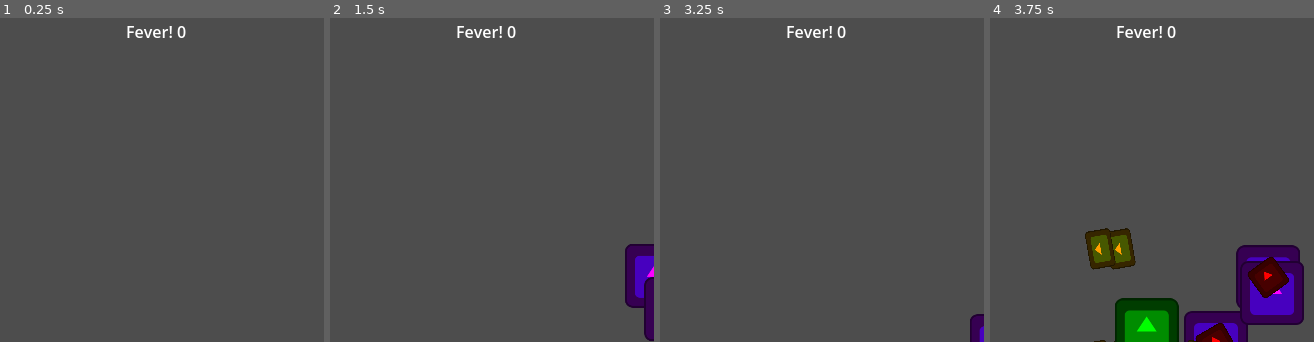
Above: before the commit, frames 1-4 (left to right).
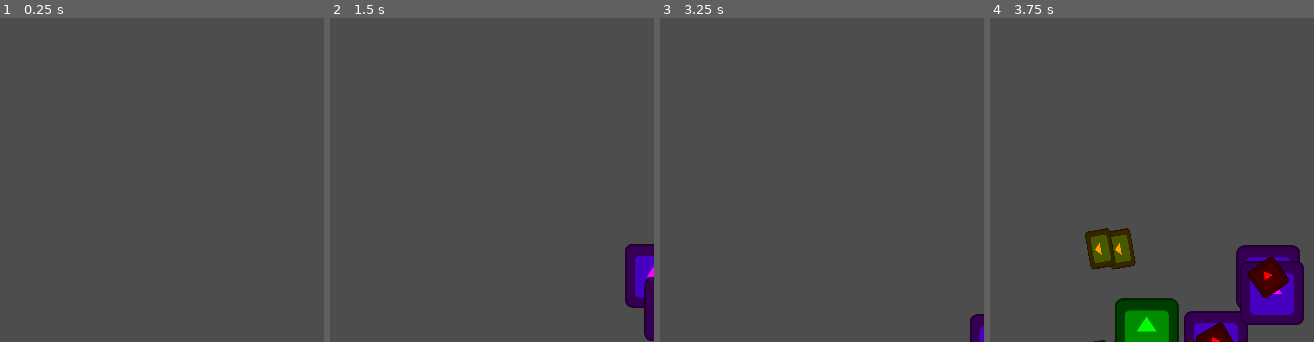
Above: after the commit, the same moments.

Repository: Zeroeth-0/Gatogun
Game: Godot game, scene res://scenes/levels/world.tscn
Same seed, same stepped clock (60 frames per second), same inputs: the game is played once before the commit and once after it. The engine's default icon, where the game draws it, is replaced by a stand-in: a white triangle on a blue panel in a dark square.
Inputs:
- Up to frame 1 (0.25 s): no input
- Up to frame 2 (1.5 s): tap Enter at 0.5 s; hold Right (RIGHT) 0.53-1.28 s; tap C (A) at 0.6 s; tap X (B) at 0.8, 1.35 s; hold Down (DOWN) from 1.28 s (still down)
- Up to frame 3 (3.25 s): tap C (A) at 1.55, 2.1, 3.05 s; release Down (DOWN) at 2.03 s; hold Right (RIGHT) 2.03-2.78 s; tap X (B) at 2.3, 2.85 s; hold Up (UP) from 2.78 s (still down)
- Up to frame 4 (3.75 s): release Up (UP) at 3.53 s; hold Left (LEFT) from 3.53 s (still down); tap S (X) at 3.6 s
The pictures show only the part of the screen within x 50-100%, y 4-54%; the shares and areas given below are measured in that part.

The runs differ from the first frame. In frame 1, 0.3% of the frame differs, in the area x 39-58%, y 2-7%; in frame 2, 0.3%; in frame 3, 0.3%; in frame 4, 0.3%.

Commit message:
Fever Bar

Diff:
--- /dev/null
+++ b/scenes/UI/fever_bar.tscn
@@ -0,0 +1,14 @@
+[gd_scene load_steps=3 format=3 uid="uid://ber78ar7g5504"]
+
+[ext_resource type="Texture2D" uid="uid://ce0fya5hhg2rw" path="res://progressbar.png" id="1_643o8"]
+[ext_resource type="Script" path="res://source/UI/feverBar.gd" id="2_km53o"]
+
+[node name="FeverBar" type="TextureProgressBar"]
+offset_left = 50.0
+offset_top = 68.0
+offset_right = 600.0
+offset_bottom = 92.0
+pivot_offset = Vector2(275, 0)
+fill_mode = 6
+texture_progress = ExtResource("1_643o8")
+script = ExtResource("2_km53o")
--- a/scenes/UI/fever_label.tscn
+++ /dev/null
@@ -1,12 +0,0 @@
-[gd_scene load_steps=2 format=3 uid="uid://bpbp12uqxmutq"]
-
-[ext_resource type="Script" path="res://source/UI/label.gd" id="1_klspu"]
-
-[node name="FeverLabel" type="RichTextLabel"]
-z_index = 5
-offset_left = 450.0
-offset_top = 25.0
-offset_right = 623.0
-offset_bottom = 97.0
-script = ExtResource("1_klspu")
-labelEnum = 2
--- a/scenes/levels/world.tscn
+++ b/scenes/levels/world.tscn
@@ -10,7 +10,7 @@
 [ext_resource type="PackedScene" uid="uid://1jns7p21mhry" path="res://scenes/enemies/PA-Pr02.tscn" id="7_ewcwf"]
 [ext_resource type="PackedScene" uid="uid://chegi2am56x1" path="res://scenes/UI/combo_label.tscn" id="9_ckr2p"]
 [ext_resource type="PackedScene" uid="uid://jkopai8ptvrm" path="res://scenes/UI/score_label.tscn" id="10_s7d0j"]
-[ext_resource type="PackedScene" uid="uid://bpbp12uqxmutq" path="res://scenes/UI/fever_label.tscn" id="11_c27j3"]
+[ext_resource type="PackedScene" uid="uid://ber78ar7g5504" path="res://scenes/UI/fever_bar.tscn" id="11_yb1ae"]
 
 [node name="World" type="Node2D"]
 script = ExtResource("1_btnht")
@@ -128,4 +128,6 @@
 [node name="ScoreLabel" parent="." instance=ExtResource("10_s7d0j")]
 z_index = 5
 
-[node name="FeverLabel" parent="." instance=ExtResource("11_c27j3")]
+[node name="FeverBar" parent="." instance=ExtResource("11_yb1ae")]
+z_index = 5
+fever_color = Color(0.921569, 0, 0, 1)
--- /dev/null
+++ b/source/UI/feverBar.gd
@@ -0,0 +1,21 @@
+extends TextureProgressBar
+
+@export var max_width: float = 400  # Ancho máximo de la barra
+@export var max_fever: int = 100  # Valor máximo de fever
+
+@export var normal_color: Color
+@export var fever_color: Color
+
+func _ready():
+	min_value = 0
+	max_value = max_fever
+	value = 0  # Inicia en cero
+
+func _process(delta):
+	value = SCORE.fever  # Actualizar el valor de la barra
+
+	# Cambiar el color dependiendo de SCORE.isFever
+	if SCORE.isFever:
+		modulate = fever_color
+	else:
+		modulate = normal_color
--- a/source/UI/label.gd
+++ b/source/UI/label.gd
@@ -1,7 +1,7 @@
 extends RichTextLabel
 
 # Direction
-enum LabelType { GSCORE, COMBO, FEVER }
+enum LabelType { GSCORE, COMBO }
 @export var labelEnum: LabelType
 
 # Called every frame. 'delta' is the elapsed time since the previous frame.
@@ -10,6 +10,5 @@
 	match labelEnum:
 		LabelType.GSCORE: outTxt = "Score: " + str(SCORE.GeneralGameScore)
 		LabelType.COMBO: outTxt = "+" + str(SCORE.combo)
-		LabelType.FEVER: outTxt = "Fever! " + str(SCORE.fever)
 
 	self.text = outTxt
Binary file added: progressbar.png
Not shown, added: progressbar.png.import
